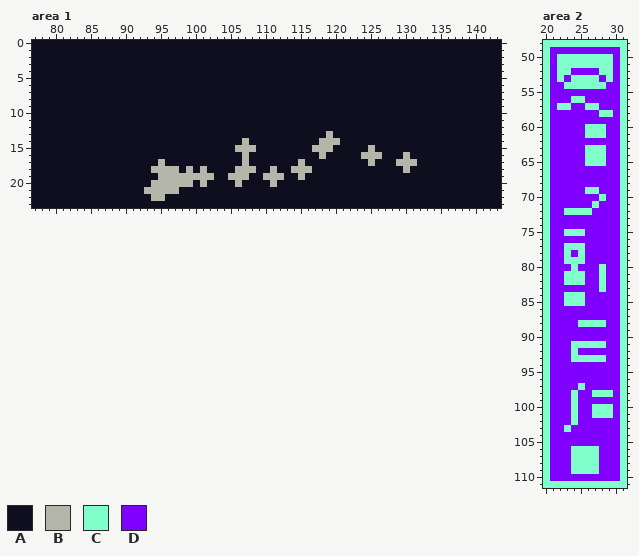
Edited in one commit: pixel-art file (assets/moodboard/concept_art.aseprite). That is the earlier state.
192x200 pixels, 1 frame. Colours within 5 levels of each other are drawn and written as one. Shown: area 1: x 77..143, y 0..23; area 2: x 20..31, y 48..111. The commit also changed other parts of the picture, which this record leaves out.
Palette (. is transparent): A #0e0e1e  B #b4b6aa  C #80ffca  D #8000ff
The same view after the edit:
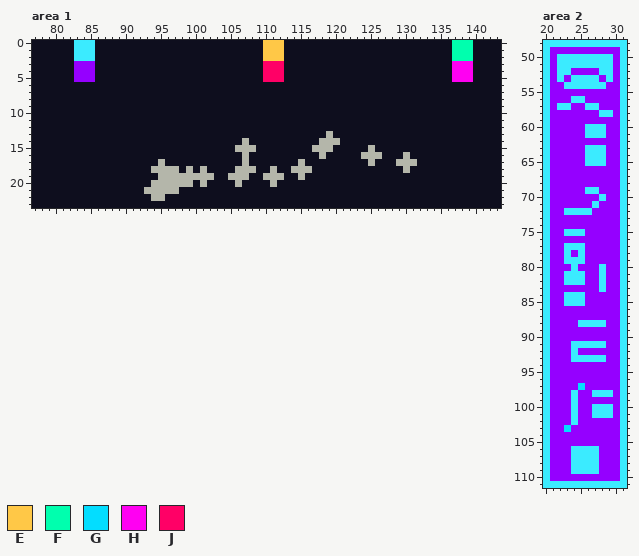
Colours new in this view: E #ffc847  F #00ffae  G #03ddff  H #ff00f2  J #ff0066
From old to new:
Colour C changes from #80ffca to #3bebff.
Colour D changes from #8000ff to #9500ff.
Area 1:
Colour C replaces colour A in rows 0 to 2 at x 83 to 85.
Colour D replaces colour A in rows 3 to 5 at x 83 to 85.
Colour E replaces colour A in rows 0 to 2 at x 110 to 112.
Colour F replaces colour A in rows 0 to 2 at x 137 to 139.
Colour H replaces colour A in rows 3 to 5 at x 137 to 139.
Colour J replaces colour A in rows 3 to 5 at x 110 to 112.
Area 2:
Colour G replaces colour C in row 97 at x 25; in row 103 at x 23.
Boxes around the changes in both pictures, in picture pixels (x1, y1, x2, y2):
changed: (74, 40, 95, 82)
changed: (263, 40, 284, 82)
changed: (452, 40, 473, 82)
changed: (543, 40, 627, 488)
